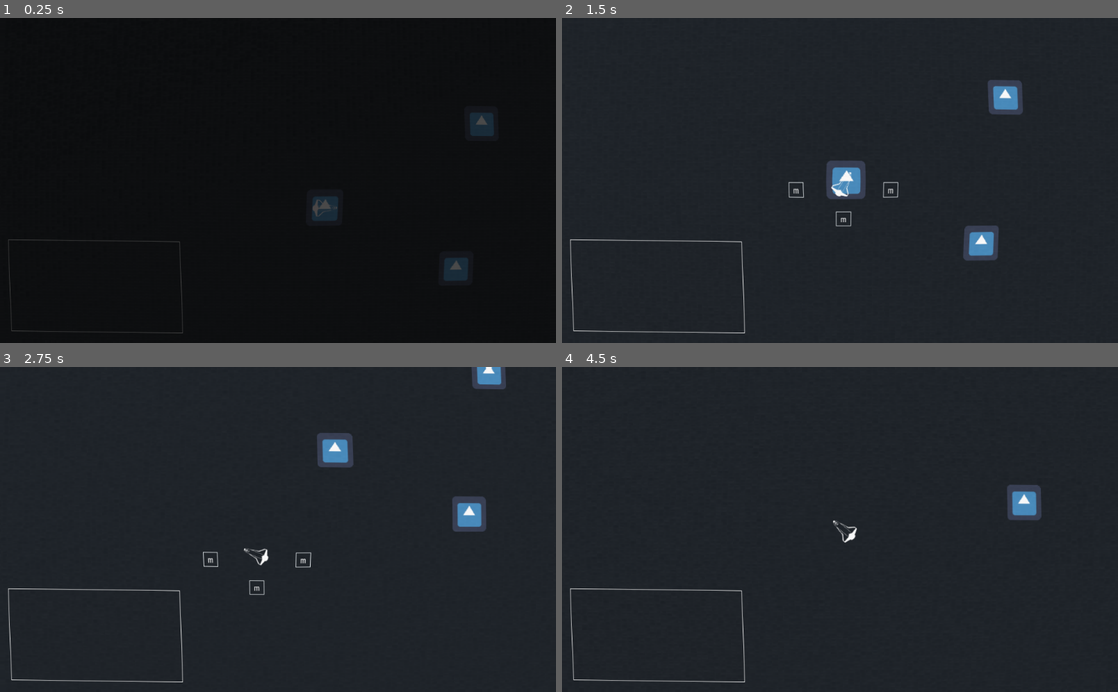
Above: before the commit, frames 1-4 (two rows, left to right).
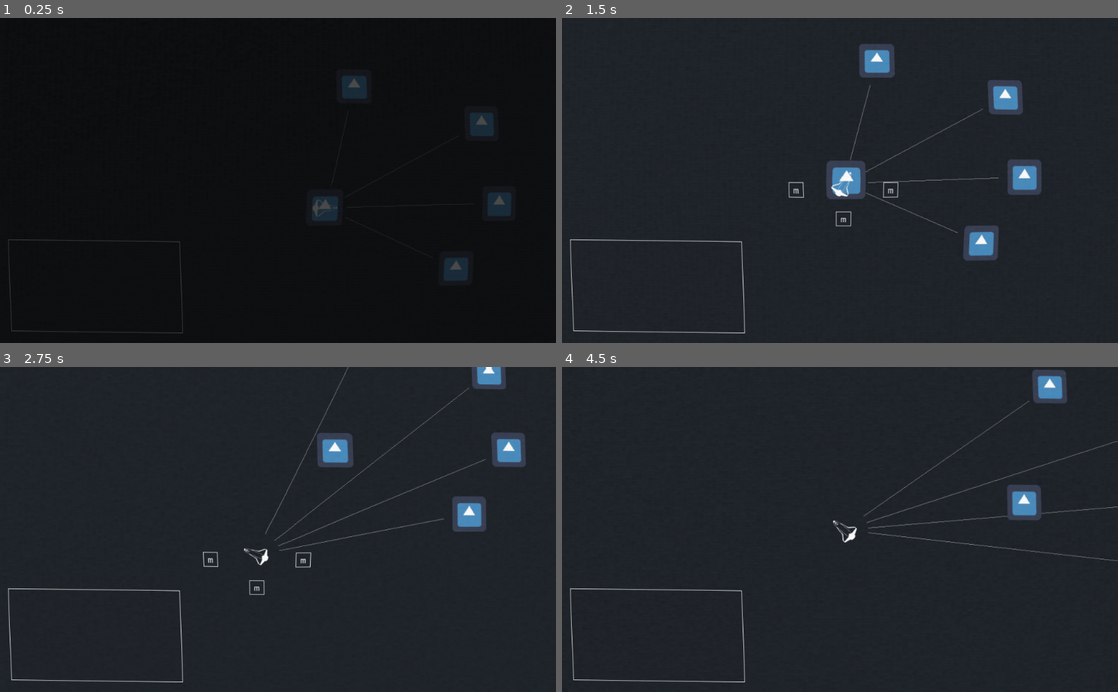
Above: after the commit, the same moments.

Repository: akissan/LD43
Game: Godot game, scene res://GUI/test_gui.tscn
The game is run twice, just before and just after one commit, with the same random seed, the same clock (stepped at 60 frames per second) and the same inputs. The engine's default icon, where the game draws it, is replaced by a stand-in: a white triangle on a blue panel in a dark square.
Inputs (mouse positions are in pixels of both pictures, inside the frame that each line leads up to):
- Up to frame 1 (0.25 s): no input
- Up to frame 2 (1.5 s): move the mouse to (962, 164) at 0.52 s; hold D (move_right) 0.53-1.28 s; click (962, 164) at 0.6 s; move the mouse to (728, 196) at 1.27 s; hold S (move_back) from 1.28 s (still down); click (728, 196) at 1.35 s
- Up to frame 3 (2.75 s): move the mouse to (333, 458) at 2.02 s; release S (move_back) at 2.03 s; hold D (move_right) from 2.03 s (still down); click (333, 458) at 2.1 s
- Up to frame 4 (4.5 s): move the mouse to (812, 594) at 2.77 s; release D (move_right) at 2.78 s; hold W (move_forward) 2.78-3.53 s; click (812, 594) at 2.85 s; move the mouse to (1006, 578) at 3.52 s; hold A (move_left) from 3.53 s (still down); click (1006, 578) at 3.6 s; move the mouse to (673, 480) at 4.27 s; click (673, 480) at 4.35 s

The runs differ from the first frame. In frame 1, 0.6% of the frame differs, in the area x 61-92%, y 17-61%; in frame 2, 1.5%, in the area x 51-87%, y 7-67%; in frame 3, 1.0%; in frame 4, 1.1%.

Commit message:
radar rework

Diff:
--- a/GUI/draw_gui.gd
+++ /dev/null
@@ -1,21 +0,0 @@
-extends Node2D
-
-onready var PLAYER = get_tree().get_root().find_node("main_ship", true, false)
-onready var PLAYER_POS = PLAYER.global_position
-
-var groups = ["enemy", "neutral", "default", "friendly", "unknown", "resource"]
-
-export(int, 4, 20) var links_count = 7
-
-func radar():
-	pass
-
-func _draw():
-	pass
-
-
-func _process(delta):
-	PLAYER_POS = get_parent().get_node("main_ship").global_position
-	self.global_position = PLAYER_POS
-
-	update()
--- /dev/null
+++ b/GUI/radar.gd
@@ -0,0 +1,49 @@
+extends Node2D
+
+onready var PLAYER = get_tree().get_root().find_node("main_ship", true, false)
+onready var PLAYER_POS = PLAYER.global_position
+
+var groups = ["enemy", "neutral", "default", "friendly", "unknown", "resource"]
+
+export(Array, Color) var group_cols
+
+export(int, 4, 20) var links_count = 7
+
+var cur_radar_units = []
+
+export(float, 1, 90) var target_circle_rad = 48
+export(float, 1, 90) var self_circle_rad = 40
+
+func get_cur_radar_units():
+	cur_radar_units = PLAYER.get_closest_c_from_group(links_count, "everything")
+	cur_radar_units.erase(PLAYER)
+
+func _draw():
+	if PLAYER.TARGET != null:
+		draw_empty_circle(to_local(PLAYER.TARGET.global_position), Vector2(target_circle_rad, 0), group_cols[groups.find("enemy")], 4)
+	for unit in cur_radar_units:
+		var _col = group_cols[ groups.find(unit.get_cur_behavior())]
+		var dir_vec = to_local(unit.global_position)
+		var a = dir_vec.normalized() * self_circle_rad
+		var b = dir_vec - dir_vec.normalized() * target_circle_rad
+
+		draw_line(a, b, _col)
+
+func _process(delta):
+	PLAYER_POS = get_parent().get_node("main_ship").global_position
+	self.global_position = PLAYER_POS
+	update()
+
+func draw_empty_circle(circle_center : Vector2 , circle_radius : Vector2, color : Color, resolution : int):
+	var draw_counter = 1.0
+	var line_origin = Vector2()
+	var line_end = Vector2()
+	line_origin = circle_radius + circle_center
+	while draw_counter <= 360:
+		line_end = circle_radius.rotated(deg2rad(draw_counter)) + circle_center
+		draw_line(line_origin, line_end, color)
+		draw_counter += 1.0 / resolution
+		line_origin = line_end
+
+	line_end = circle_radius.rotated(deg2rad(360)) + circle_center
+	draw_line(line_origin, line_end, color)
--- a/GUI/test_gui.tscn
+++ b/GUI/test_gui.tscn
@@ -1,7 +1,7 @@
 [gd_scene load_steps=19 format=2]
 
 [ext_resource path="res://GUI/test_gui.gd" type="Script" id=1]
-[ext_resource path="res://GUI/draw_gui.gd" type="Script" id=2]
+[ext_resource path="res://GUI/radar.gd" type="Script" id=2]
 [ext_resource path="res://test2_chars/main_ship.tscn" type="PackedScene" id=3]
 [ext_resource path="res://GUI/module_generator.gd" type="Script" id=4]
 [ext_resource path="res://mechanics/module_class.tscn" type="PackedScene" id=5]
@@ -138,6 +138,9 @@
 
 [node name="main_test" type="Node2D"]
 script = ExtResource( 1 )
+__meta__ = {
+"_edit_vertical_guides_": [  ]
+}
 
 [node name="bg_canvas_layer" type="CanvasLayer" parent="."]
 layer = -4
@@ -165,7 +168,10 @@
 
 [node name="radar" type="Node2D" parent="map_layer/GG"]
 script = ExtResource( 2 )
+group_cols = [ Color( 0.85098, 0, 0, 1 ), Color( 0.733333, 0.901961, 0.203922, 1 ), Color( 0.807843, 0.807843, 0.807843, 1 ), Color( 0.45098, 0.898039, 0, 1 ), Color( 0.494118, 0.494118, 0.494118, 1 ), Color( 1, 1, 1, 1 ) ]
 links_count = 7
+target_circle_rad = 48
+self_circle_rad = 40
 
 [node name="main_camera" type="Camera2D" parent="map_layer/GG"]
 anchor_mode = 1
@@ -192,7 +198,10 @@
 editor_draw_drag_margin = false
 
 [node name="main_ship" parent="map_layer/GG" instance=ExtResource( 3 )]
+editor/display_folded = true
 z_index = 1
+CUR_GROUP = "unknown"
+INIT_GROUP = "everything"
 
 [node name="module_generator" type="Node2D" parent="map_layer/GG/main_ship"]
 scale = Vector2( 1.42857, 1.42857 )
@@ -202,26 +211,43 @@
 [node name="quests" type="Node2D" parent="map_layer/GG/main_ship"]
 
 [node name="enemy" type="Node2D" parent="map_layer"]
+editor/display_folded = true
 script = ExtResource( 6 )
 enemy = ExtResource( 7 )
 
 [node name="Node2D" parent="map_layer/enemy" instance=ExtResource( 8 )]
 position = Vector2( 244.15, 114 )
-BASE_GROUP = "enemy"
+BASE_GROUP = "friendly"
+CUR_GROUP = "unknown"
+INIT_GROUP = "everything"
 
 [node name="Node2D2" parent="map_layer/enemy" instance=ExtResource( 8 )]
 position = Vector2( 290.7, -151.05 )
 BASE_GROUP = "enemy"
+CUR_GROUP = "unknown"
+INIT_GROUP = "everything"
+
+[node name="Node2D3" parent="map_layer/enemy" instance=ExtResource( 8 )]
+position = Vector2( 56.6996, -217.05 )
+BASE_GROUP = "enemy"
+CUR_GROUP = "unknown"
+INIT_GROUP = "everything"
+
+[node name="Node2D4" parent="map_layer/enemy" instance=ExtResource( 8 )]
+position = Vector2( 322.7, -5.04973 )
+BASE_GROUP = "enemy"
+CUR_GROUP = "unknown"
+INIT_GROUP = "everything"
 
 [node name="neutral" type="Node2D" parent="map_layer"]
 
 [node name="structures" type="Node2D" parent="map_layer"]
+editor/display_folded = true
 
 [node name="Sprite" type="Sprite" parent="map_layer/structures"]
 texture = ExtResource( 9 )
 
 [node name="interface" type="Control" parent="."]
-editor/display_folded = true
 anchor_left = 0.0
 anchor_top = 0.0
 anchor_right = 1.0
--- a/enemy_pattern.gd
+++ b/enemy_pattern.gd
@@ -4,12 +4,11 @@
 
 export(String, "Intercept", "Pursuit", "Scout") var behavior = "Intercept"
 
-onready var PLAYER = get_tree().get_root().find_node("main_ship", true, false)
+#onready var PLAYER = get_tree().get_root().find_node("main_ship", true, false)
 
 export(float, 1, 1000) var HP_MAX = 200
 var hp_cur = HP_MAX
 
-var time = 0
 var des_pos = Vector2()
 
 export(float, 0, 3) var INTERCEPT_WEIGHT = 0.4
--- a/main_ship.gd
+++ b/main_ship.gd
@@ -14,7 +14,7 @@
 
 func _process(delta):
 
-	RADAR.radar()
+	RADAR.get_cur_radar_units()
 
 	if DEAD:
 		time_from_death += delta
--- a/mechanics/base_behavior.gd
+++ b/mechanics/base_behavior.gd
@@ -2,9 +2,23 @@
 
 
 onready var TARGET = null
+onready var PLAYER = get_tree().get_root().find_node("main_ship", true, false)
+
 export(String, "enemy", "neutral", "default", "friendly", "unknown", "resource") var BASE_GROUP = "default"
 
-onready var CUR_GROUP = BASE_GROUP
+export(String, "enemy", "neutral", "default", "friendly", "unknown", "resource") var CUR_GROUP = "unknown"
+
+export(String, "everything", "structure", "invisible") var INIT_GROUP = "everything"
+
+func group_reveal():
+	CUR_GROUP = BASE_GROUP
+
+func _process(delta):
+	if Input.is_action_just_pressed("LMB"):
+		if get_local_mouse_position().length() < 40:
+			self.group_reveal()
+			if self.CUR_GROUP == "enemy":
+				PLAYER.TARGET = self
 
 export(float, 1, 2000) var MAX_HP = 200
 export(int, 50, 600) var SPEED_DEFAULT = 370
@@ -34,8 +48,10 @@
 var des_vel = cur_vel
 
 var eps = 0.00001
+var time = 0.0
 
 func _ready():
+	self.add_to_group(INIT_GROUP)
 	self.add_to_group(BASE_GROUP)
 
 func get_cur_speed(cs = cur_speed, ds = des_speed, sa = speed_acc):
@@ -69,6 +85,20 @@
 	cur_vel = cur_vel.linear_interpolate(cur_speed * (1 - turn_slow_cur) * Vector2(1,0).rotated(cur_rotation), vec_acc)
 	self.move_and_slide(cur_vel)
 
+func get_closest_c_from_list(count, list):
+	var res = []
+	if list.size() <= count:
+		res = list
+	else:
+		for i in range(count):
+			var _res = get_closest(list)
+			list.erase(_res)
+			res.append(_res)
+	return res
+
+func get_closest_c_from_group(count, group_name):
+	var list = get_tree().get_nodes_in_group(group_name)
+	return get_closest_c_from_list(count, list)
 
 func get_closest_in_group(group_name):
 	var list = get_tree().get_nodes_in_group(group_name)
@@ -95,5 +125,8 @@
 func simple_0_to_A(x, A = 1, B = 1):
 	return A * (1 - 1 / (B * x + 1))
 
-func get_behavior():
+func get_cur_behavior():
+	return CUR_GROUP
+
+func get_true_behavior():
 	return BASE_GROUP
--- a/mechanics/module_class.gd
+++ b/mechanics/module_class.gd
@@ -122,8 +122,8 @@
 
 func shot(owner_pos, target, wpn_cd_red, dmg_buff):
 	cur_cd = wpn_cd * wpn_cd_red
-	target.get_hit(dmg + dmg_buff)
-	SHIP.get_parent().get_node("draw_gui").state_changed(target)
+	#target.get_hit(dmg + dmg_buff)
+	#SHIP.get_parent().get_node("draw_gui").state_changed(target)
 
 func shot_ref(owner, target, targets, wpn_cd_red, dmg_buff):
 	cur_cd = wpn_cd * wpn_cd_red
